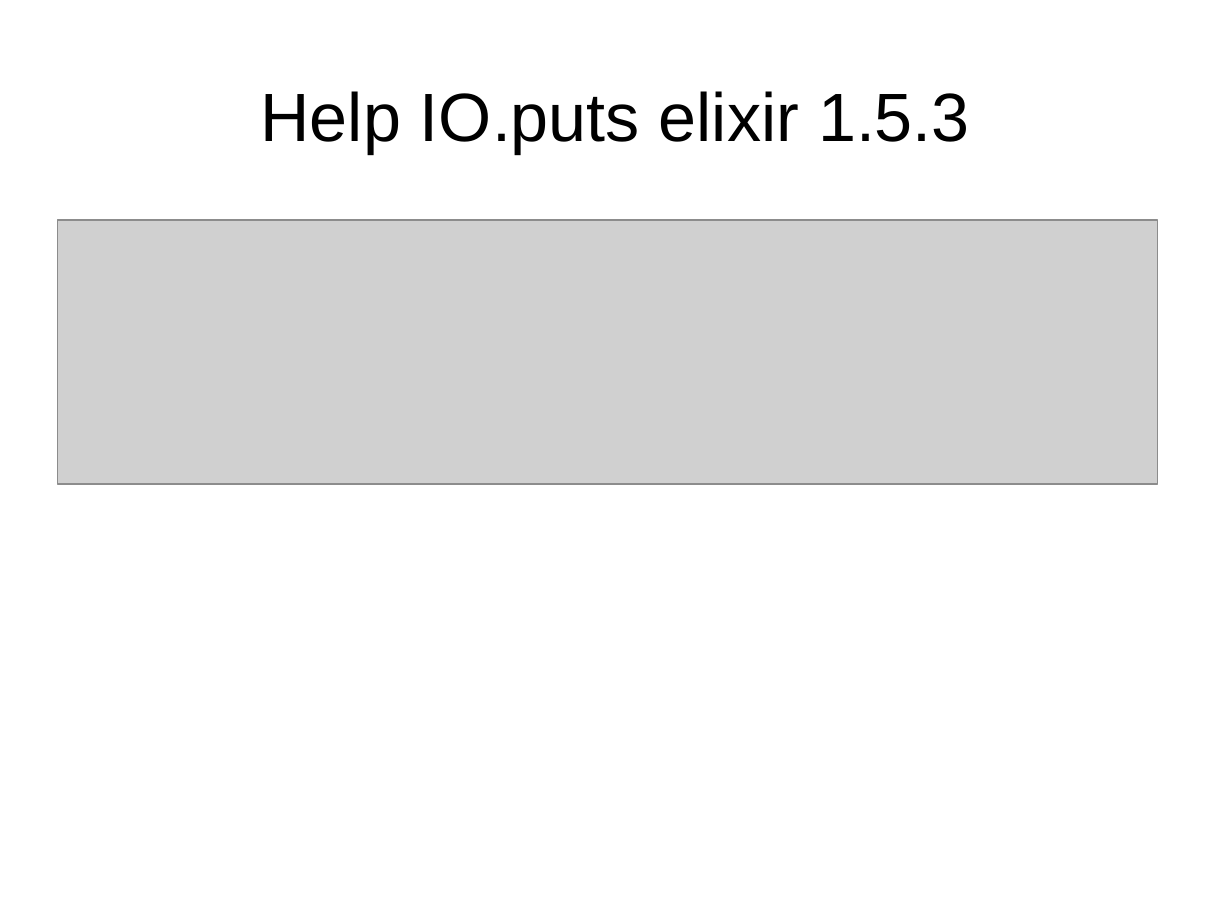
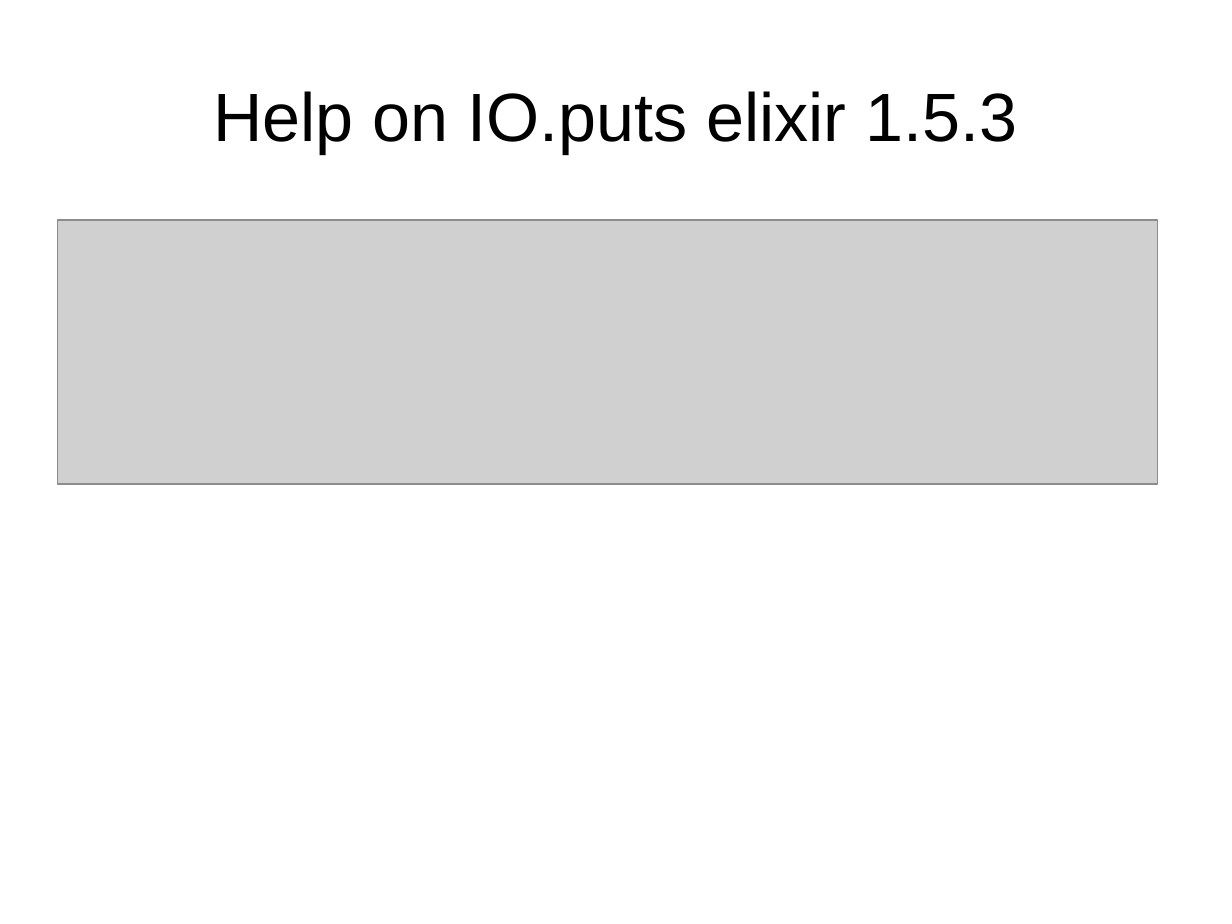
Before and after one commit to ramortegui/talks, a slide deck: slide 6 of concurrent-programming.odp. Drawn at 1232x924 pixels with LibreOffice and Linux fonts; fonts in the diff are those of the drawing; grey boxes stand for pictures. Boxes give left, top, right and bottom in pixels: in the first picture for what was removed or moved away, otherwise in the second. Text is boxed around its words. In the diff, an @@ line names an element or a change of style, - is before the commit and + after.

```diff
--- a/concurrent-programming.odp
+++ b/concurrent-programming.odp
@@ title at bbox=[213, 91, 1017, 153]: text changed @@
-Help IO.puts elixir 1.5.3
+Help on IO.puts elixir 1.5.3
```
Also in this commit, not shown: 8 other slides changed, 27 other files.
